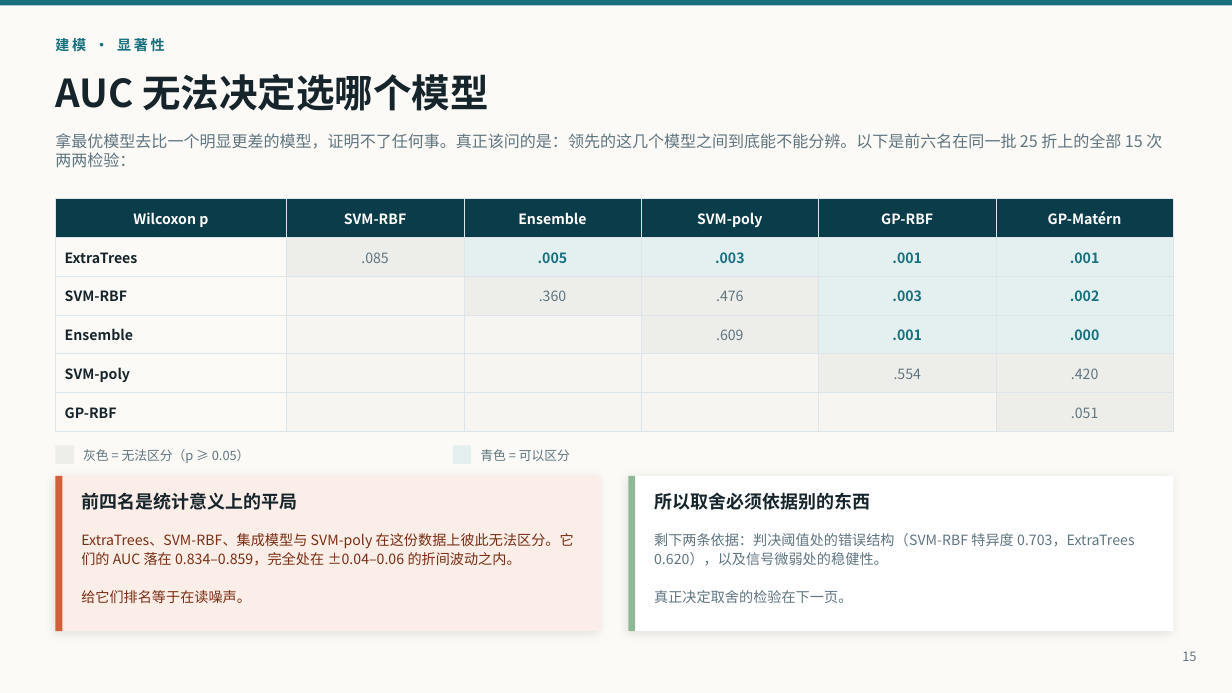
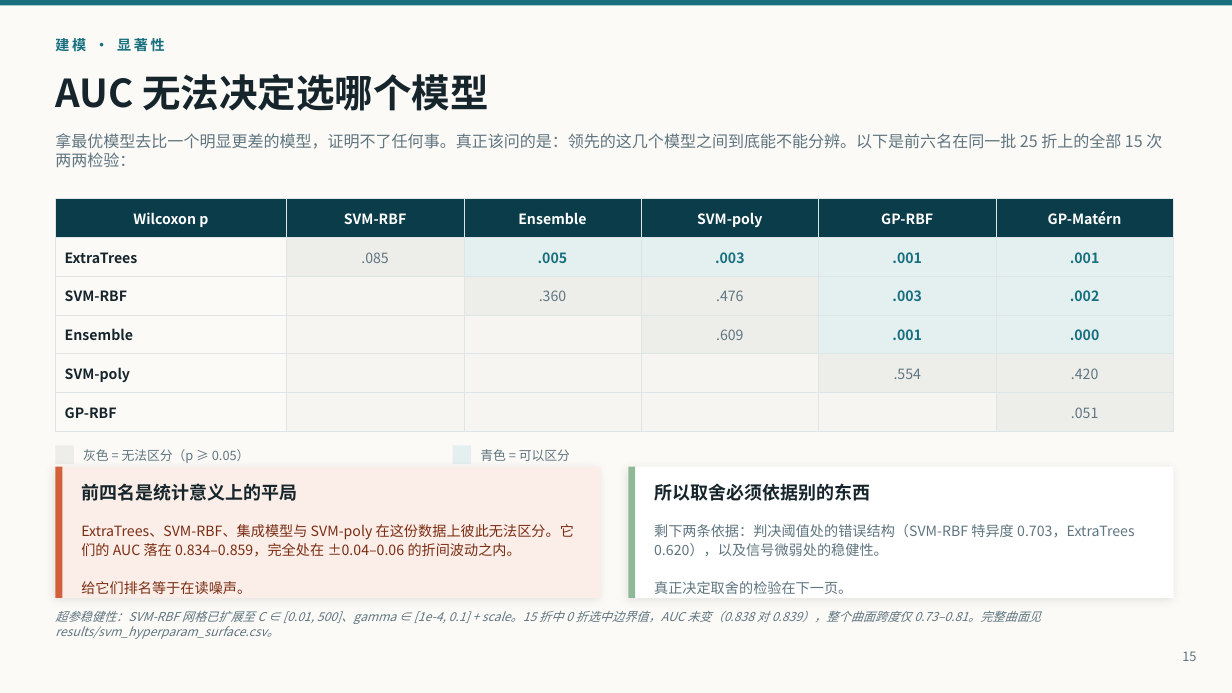
Before and after one commit to pengsihua2023/Christina-machine-learning-project, a slide deck: slide 15 of slides/Influenza_Microbiome_ML_Overview_ZH.pptx. Drawn at 1232x693 pixels with LibreOffice and Linux fonts; fonts in the diff are those of the drawing. Boxes give left, top, right and bottom in pixels: in the first picture for what was removed or moved away, otherwise in the second. Text is boxed around its words. In the diff, an @@ line names an element or a change of style, - is before the commit and + after.

```diff
--- a/slides/Influenza_Microbiome_ML_Overview_ZH.pptx
+++ b/slides/Influenza_Microbiome_ML_Overview_ZH.pptx
@@ rectangle: place and size @@
-rectangle at bbox=[55, 476, 601, 631]
+rectangle at bbox=[55, 467, 601, 598]
@@ rectangle: place and size @@
-rectangle at bbox=[55, 476, 62, 631]
+rectangle at bbox=[55, 467, 62, 598]
@@ rectangle: place and size @@
-rectangle at bbox=[628, 476, 1174, 631]
+rectangle at bbox=[628, 467, 1174, 598]
@@ rectangle: place and size @@
-rectangle at bbox=[628, 476, 635, 631]
+rectangle at bbox=[628, 467, 635, 598]
@@ text "前四名是统计意义上的平局": place and size @@
-text "前四名是统计意义上的平局" at bbox=[81, 492, 297, 510]
+text "前四名是统计意义上的平局" at bbox=[81, 483, 297, 501]
@@ text "所以取舍必须依据别的东西": place and size @@
-text "所以取舍必须依据别的东西" at bbox=[654, 492, 870, 510]
+text "所以取舍必须依据别的东西" at bbox=[654, 483, 870, 501]
@@ text "ExtraTrees、SVM-RBF、集成模型与 SVM-poly 在这份数据上彼此无法区分。它们的 AUC 落在 ...": place and size @@
-text "ExtraTrees、SVM-RBF、集成模型与 SVM-poly 在这份数据上彼此无法区分。它们的 AUC 落在 ..." at bbox=[81, 533, 574, 603]
+text "ExtraTrees、SVM-RBF、集成模型与 SVM-poly 在这份数据上彼此无法区分。它们的 AUC 落在 ..." at bbox=[81, 524, 574, 594]
@@ text "剩下两条依据：判决阈值处的错误结构（SVM-RBF 特异度 0.703，ExtraTrees 0.620），以及信号微弱 ...": place and size @@
-text "剩下两条依据：判决阈值处的错误结构（SVM-RBF 特异度 0.703，ExtraTrees 0.620），以及信号微弱 ..." at bbox=[654, 533, 1134, 603]
+text "剩下两条依据：判决阈值处的错误结构（SVM-RBF 特异度 0.703，ExtraTrees 0.620），以及信号微弱 ..." at bbox=[654, 524, 1135, 594]
@@ text added at bbox=[55, 611, 1041, 639], 9.5 pt, text #5F7580, italic @@
+超参稳健性：SVM-RBF 网格已扩展至 C ∈ [0.01, 500]、gamma ∈ [1e-4, 0.1] + scale。15 折中 0 折选中边界值，AUC 未变（0.838 对 0.839），整个曲面跨度仅 0.73–0.81。完整曲面见 results/svm_hyperparam_surface.csv。
```
Also in this commit, not shown: 12 other slides changed, 2 slides removed, 3 other files.
